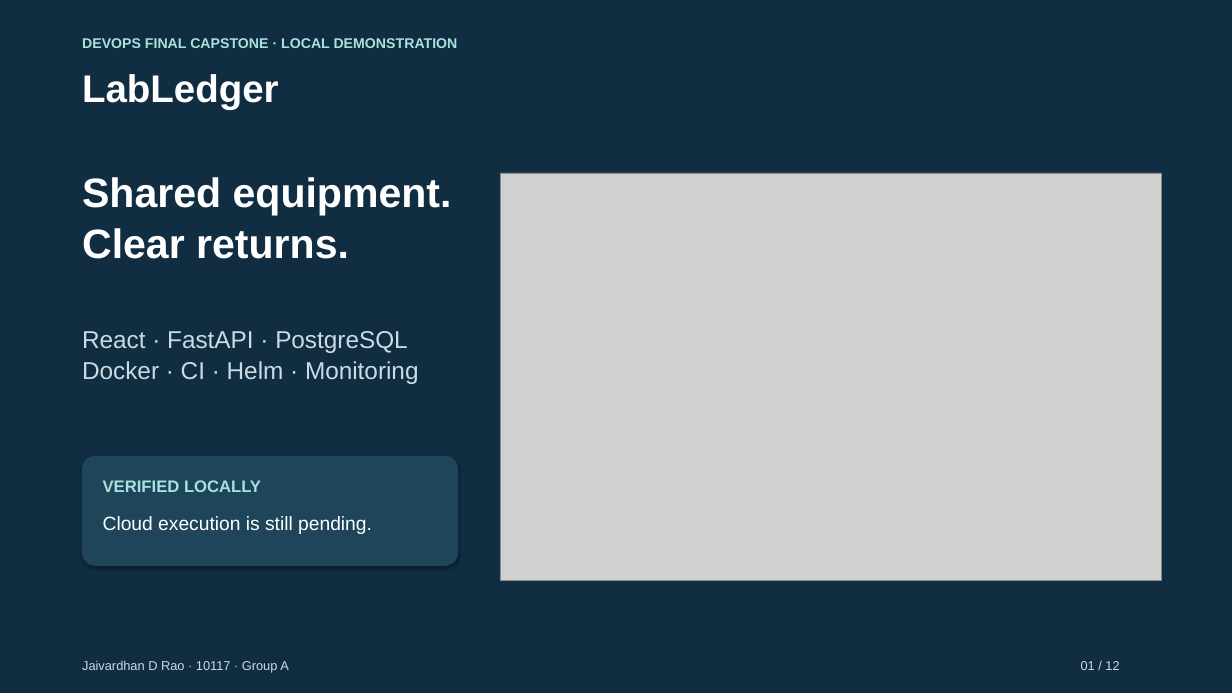
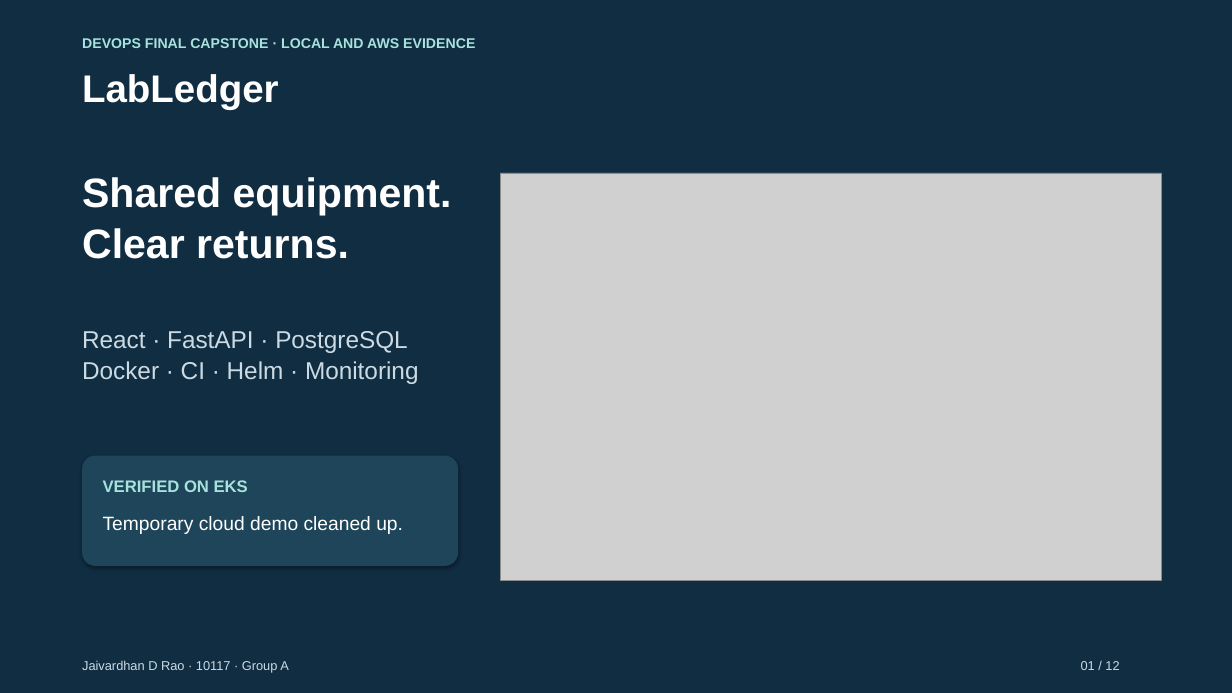
Before and after one commit to jaivardhandrao/labledger-devops-capstone, a slide deck: slide 1 of docs/presentation/LabLedger_Capstone_Presentation.pptx. Drawn at 1232x693 pixels with LibreOffice and Linux fonts; fonts in the diff are those of the drawing; grey boxes stand for pictures. Boxes give left, top, right and bottom in pixels: in the first picture for what was removed or moved away, otherwise in the second. Text is boxed around its words. In the diff, an @@ line names an element or a change of style, - is before the commit and + after.

Commit message:
Document verified EKS delivery and completed cleanup [skip ci]

```diff
--- a/docs/presentation/LabLedger_Capstone_Presentation.pptx
+++ b/docs/presentation/LabLedger_Capstone_Presentation.pptx
@@ text at <box>82,38,475,48</box>: text changed @@
-DEVOPS FINAL CAPSTONE · LOCAL DEMONSTRATION
+DEVOPS FINAL CAPSTONE · LOCAL AND AWS EVIDENCE
@@ text at <box>103,480,248,492</box>: text changed @@
-VERIFIED LOCALLY
+VERIFIED ON EKS
@@ text at <box>103,516,403,534</box>: text changed @@
-Cloud execution is still pending.
+Temporary cloud demo cleaned up.
```
Also in this commit, not shown: 6 other slides changed, 1 slide added, 1 slide removed, 55 other files.
